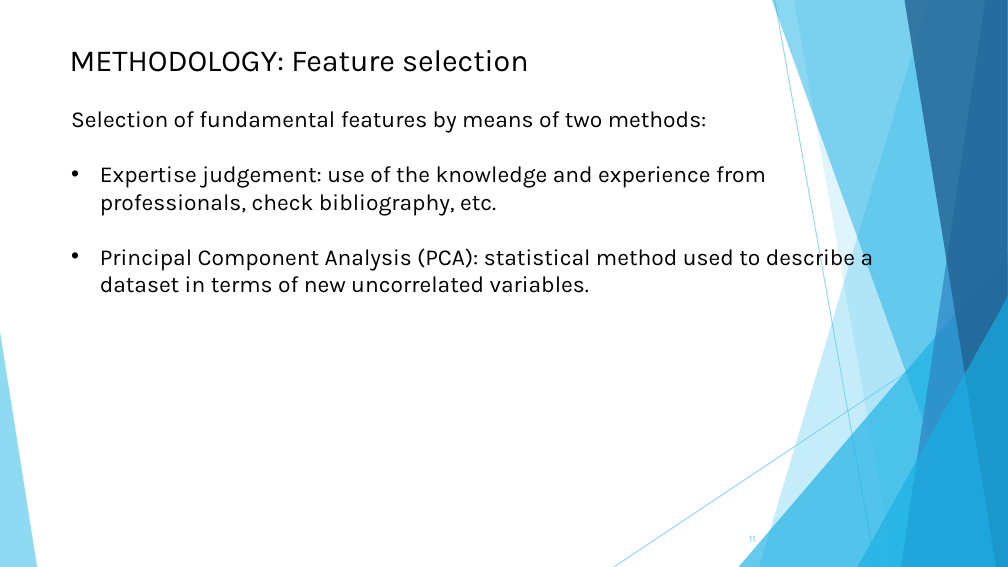
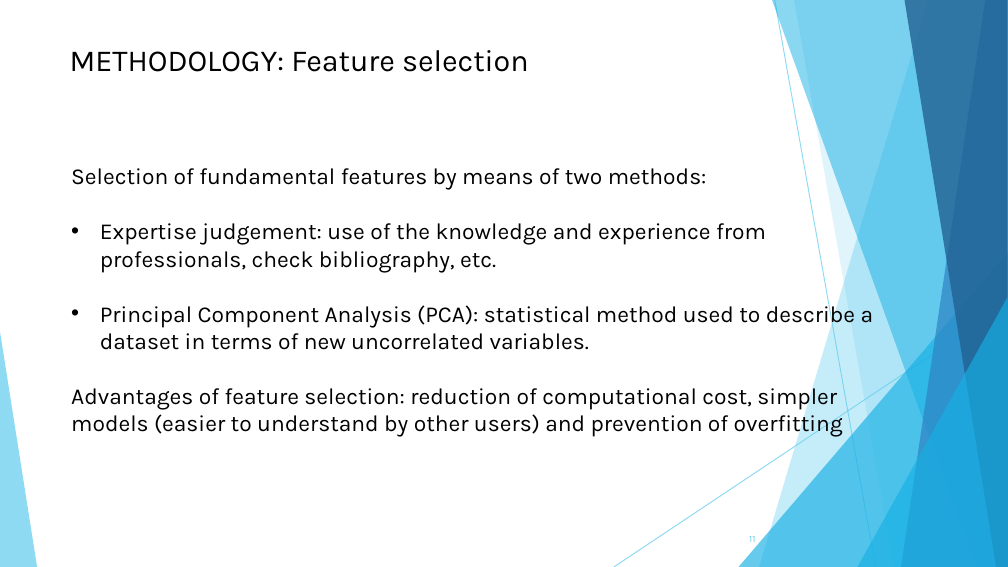
Before and after one commit to AlvaroRevi/Turnaround_TFM, a slide deck: slide 11 of PresentacionTFM.pptx. Drawn at 1008x567 pixels with LibreOffice and Linux fonts; fonts in the diff are those of the drawing. Boxes give left, top, right and bottom in pixels: in the first picture for what was removed or moved away, otherwise in the second. Text is boxed around its words. In the diff, an @@ line names an element or a change of style, - is before the commit and + after.

```diff
--- a/PresentacionTFM.pptx
+++ b/PresentacionTFM.pptx
@@ text "Selection of fundamental features by ...": place and size @@
-text "Selection of fundamental features by ..." at box(71, 111, 874, 293)
+text "Selection of fundamental features by ..." at box(71, 168, 874, 437)
@@ text at box(71, 384, 843, 437): paragraph added @@
+Advantages of feature selection: reduction of computational cost, simpler models (easier to understand by other users) and prevention of overfitting
```
Also in this commit, not shown: 8 other slides changed, 3 slides added.
